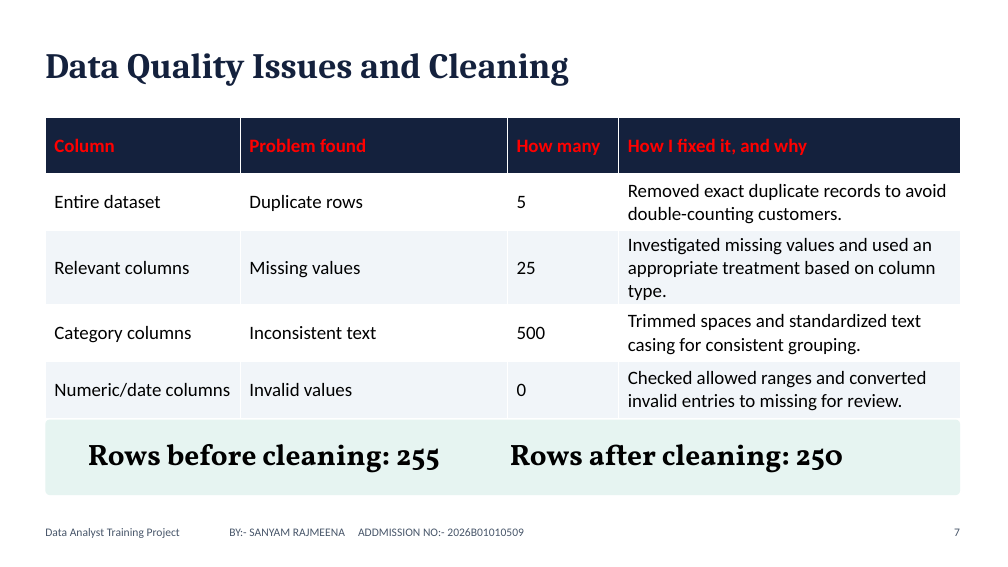
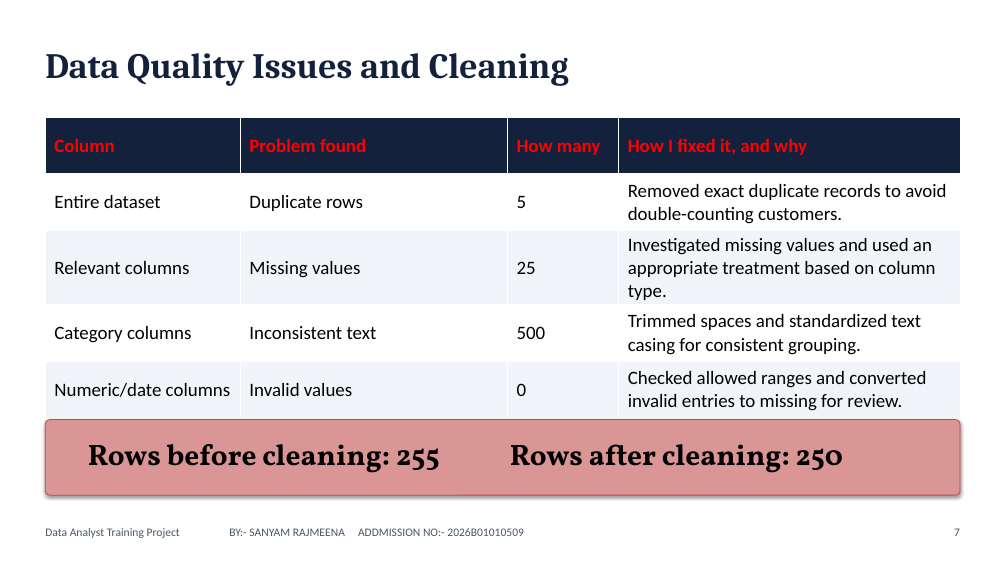
Before and after one commit to sai-secretive/HCL_DATA_ANALYTICS_PROJECT, a slide deck: slide 6 of script/presentation.pptx. Drawn at 1008x567 pixels with LibreOffice and Linux fonts; fonts in the diff are those of the drawing. Boxes give left, top, right and bottom in pixels: in the first picture for what was removed or moved away, otherwise in the second. Text is boxed around its words. In the diff, an @@ line names an element or a change of style, - is before the commit and + after.

```diff
--- a/script/presentation.pptx
+++ b/script/presentation.pptx
@@ rounded rectangle at box(45, 420, 960, 495): fill #E6F4F1 to #D99694; outline none to #BF4C48 0.75 pt; shadow on @@
```
Also in this commit, not shown: 11 other slides changed.
